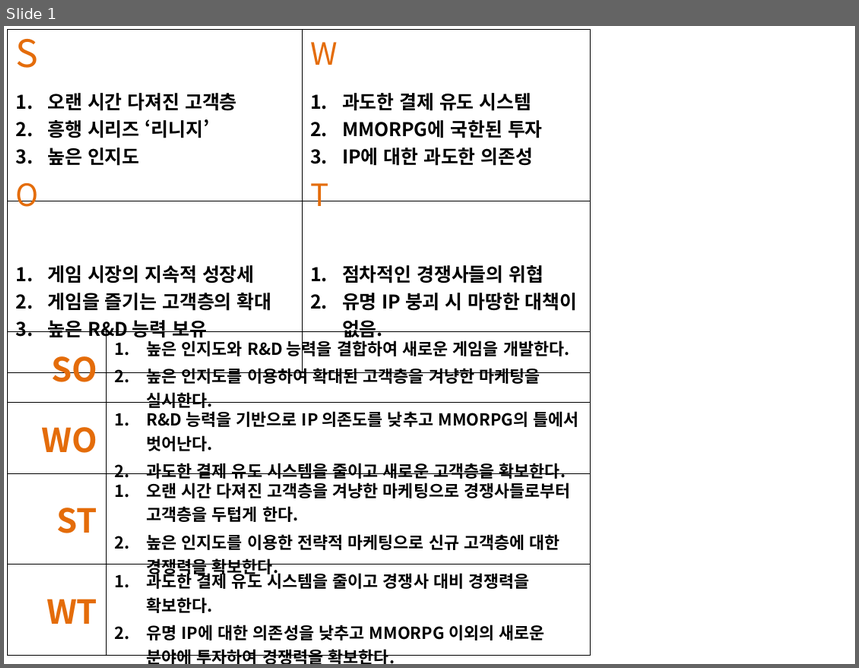
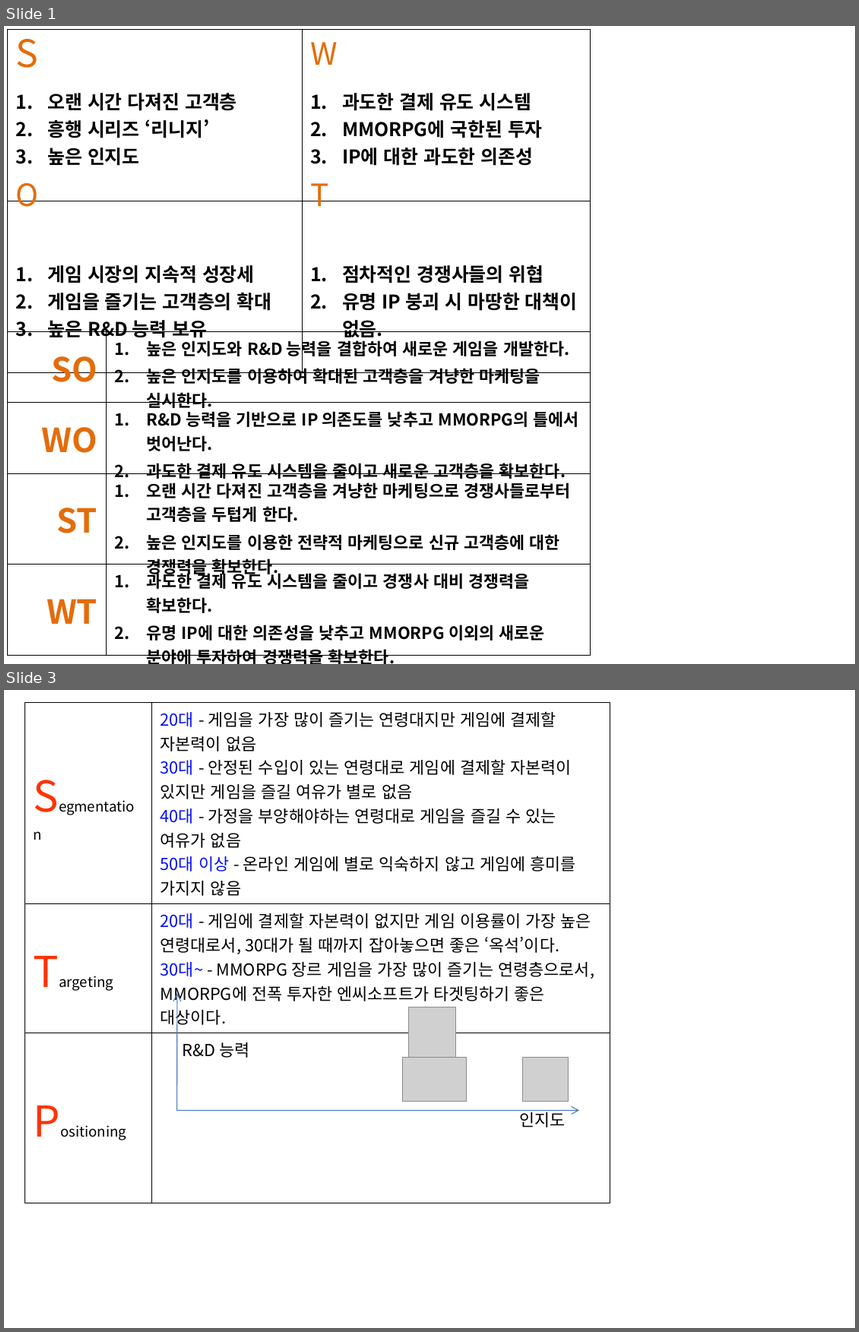
Before and after one commit to producer82/---, a slide deck: 파워포인트/환경 분석.pptx. Shown one above the other, each under a label of ours: slide 1 before the commit, slides 1 and 3 after it; the slides between them are not shown. The pictures are 859x668 and 859x1332 pixels, drawn with LibreOffice and Linux fonts; fonts in the diff are those of the drawing; grey boxes stand for pictures. Boxes give left, top, right and bottom in pixels: in the first picture for what was removed or moved away, otherwise in the second. Text is boxed around its words. In the diff, an @@ line names an element or a change of style, - is before the commit and + after.

```diff
--- a/파워포인트/환경 분석.pptx
+++ b/파워포인트/환경 분석.pptx
@@ slide 3 added at bbox=[4, 690, 855, 1328], background #FFFFFF @@
@@ table added at bbox=[25, 703, 610, 1144], 3 rows, 2 columns @@
+Segmentation | 20대 - 게임을 가장 많이 즐기는 연령대지만 게임에 결제할 자본력이 없음 / 30대 - 안정된 수입이 있는 연령대로 게임에 결제할 자본력이 있지만 게임을 즐길 여유가 별로 없음 / 40대 - 가정을 부양해야하는 연령대로 게임을 즐길 수 있는 여유가 없음 / 50대 이상 - 온라인 게임에 별로 익숙하지 않고 게임에 흥미를 가지지 않음
+Targeting | 20대 - 게임에 결제할 자본력이 없지만 게임 이용률이 가장 높은 연령대로서, 30대가 될 때까지 잡아놓으면 좋은 ‘옥석’이다. / 30대~ - MMORPG 장르 게임을 가장 많이 즐기는 연령층으로서, MMORPG에 전폭 투자한 엔씨소프트가 타겟팅하기 좋은 대상이다.
+Positioning | R&D 능력
@@ arrow added from (177, 1111) to (177, 994), #4B7EBC 0.75 pt dashed @@
@@ picture added at bbox=[408, 1008, 456, 1058] @@
@@ picture added at bbox=[402, 1058, 466, 1102] @@
@@ picture added at bbox=[523, 1058, 569, 1102] @@
@@ arrow added from (177, 1110) to (579, 1110), #4B7EBC 0.75 pt dashed @@
@@ text added at bbox=[520, 1110, 566, 1128], 14 pt, text #000000 @@
+인지도
```
Also in this commit, not shown: 1 slide changed, 10 other files.
